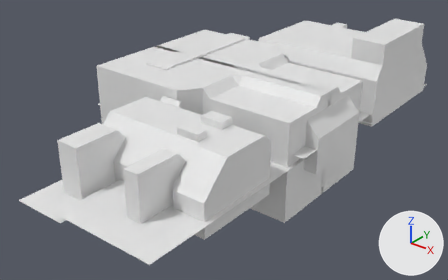
Renders of the Blender file Assets/Blender/Environments/10-ouro-0-environment.blend from each side of a commit.
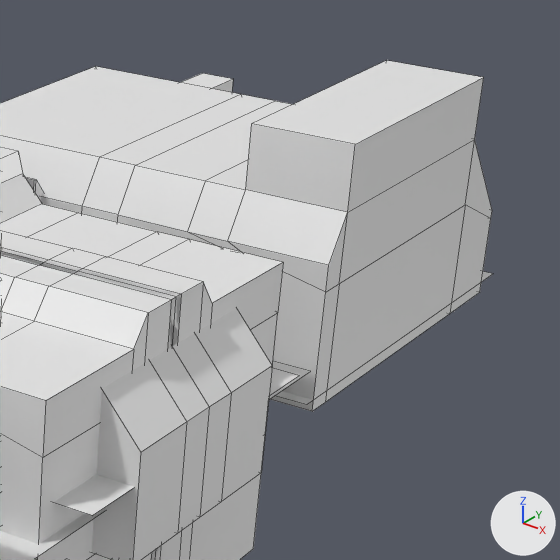
There are two pictures of each version: one whole from a 50 mm lens placed at (740.0, -1145.0, 597.0), pointed at (-144.0, -40.0, -88.0), one close up on the part from 61% to 100% of the width and 0% to 62% of the height. Every picture has the same lights, and +X, +Y and +Z are marked at lower right. The first two pictures are the older version. The close-ups show mesh edges as thin lines.

In view in the first close-up: 'Ouro0EnviornmentGeneral', 'Ouro0EnviornmentGround', 'Ouro0EnvironmentRooms', 'Ouro0EnvironmentRoomsB' and 2 more.
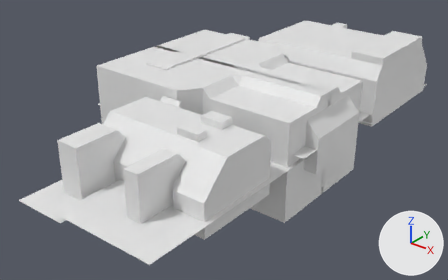
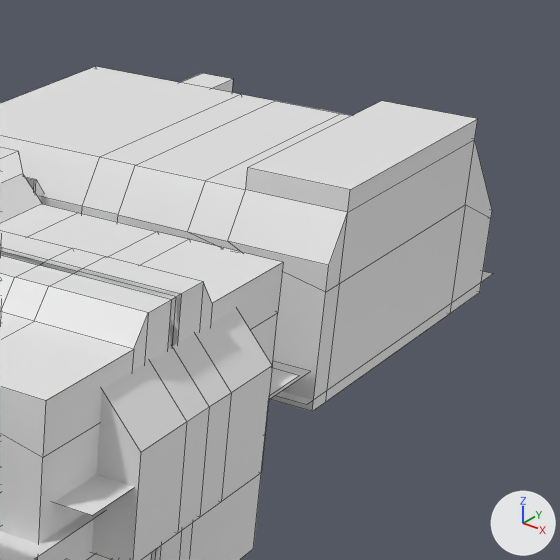
Boxes (x1, y1, x2, y2) around the edits, measured in the close-ups (560 x 560 px; the box of a moved part takes in the faces that stretch with it):
```json
{"object": "Ouro0EnvironmentRoomsB", "change": "reshaped", "before": [0, 60, 492, 411], "after": [0, 66, 492, 411]}
{"part": 1, "of": "me_cube_006", "change": "moved or reshaped", "before": [246, 60, 484, 212], "after": [246, 101, 478, 212]}
```

Scene script edits in JSON lines:
```json
{"block": "me_cube_006", "where": "# used by ob_ouro0environmentroomsb; location = (0.0, 0.0, 0.0)"}
{"block": "me_cube_006", "where": "# before: 136 (131.0, 243.0, 147.0), 137 (131.0, 484.0, 147.0), 138 (45.0, 484.0, 147.0), 139 (45.0, 243.0, 147.0)"}
{"op": "remove", "block": "me_cube_006", "code": "me_cube_006.from_pydata(...)  # 148 vertices, 142 faces; spans x -244.0..131.0, y -427.0..550.0, z -65.0..147.0"}
{"op": "add", "block": "me_cube_006", "code": "me_cube_006.from_pydata(...)  # 148 vertices, 142 faces; spans x -244.0..131.0, y -427.0..550.0, z -65.0..111.0"}
{"block": "me_cube_006", "change": "me_cube_006 part 1"}
{"op": "add", "block": "me_cube_006", "code": "for i in [*range(136, 140)]: me_cube_006.vertices[i].co += Vector((0.0, 0.0, -35.0))"}
```
